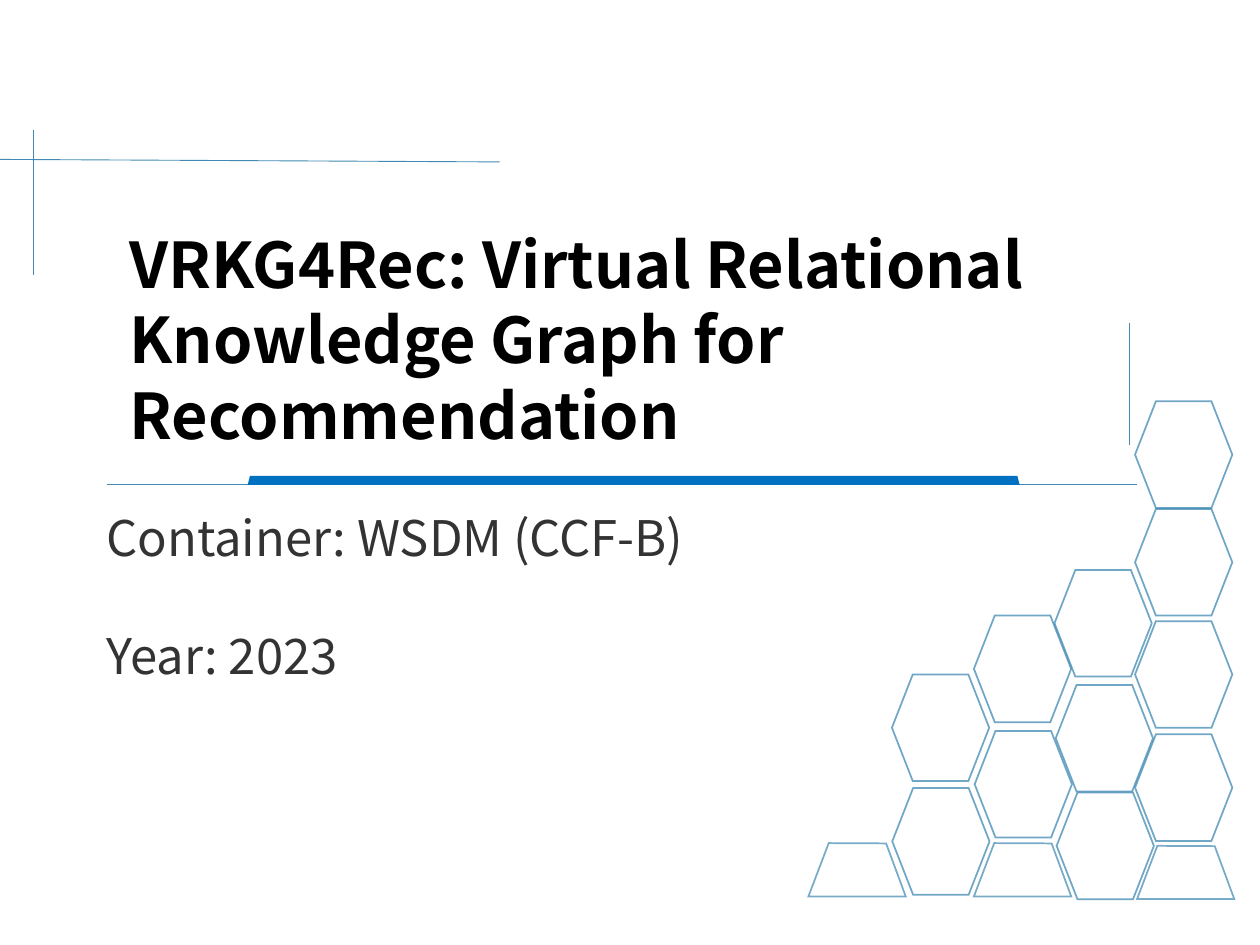
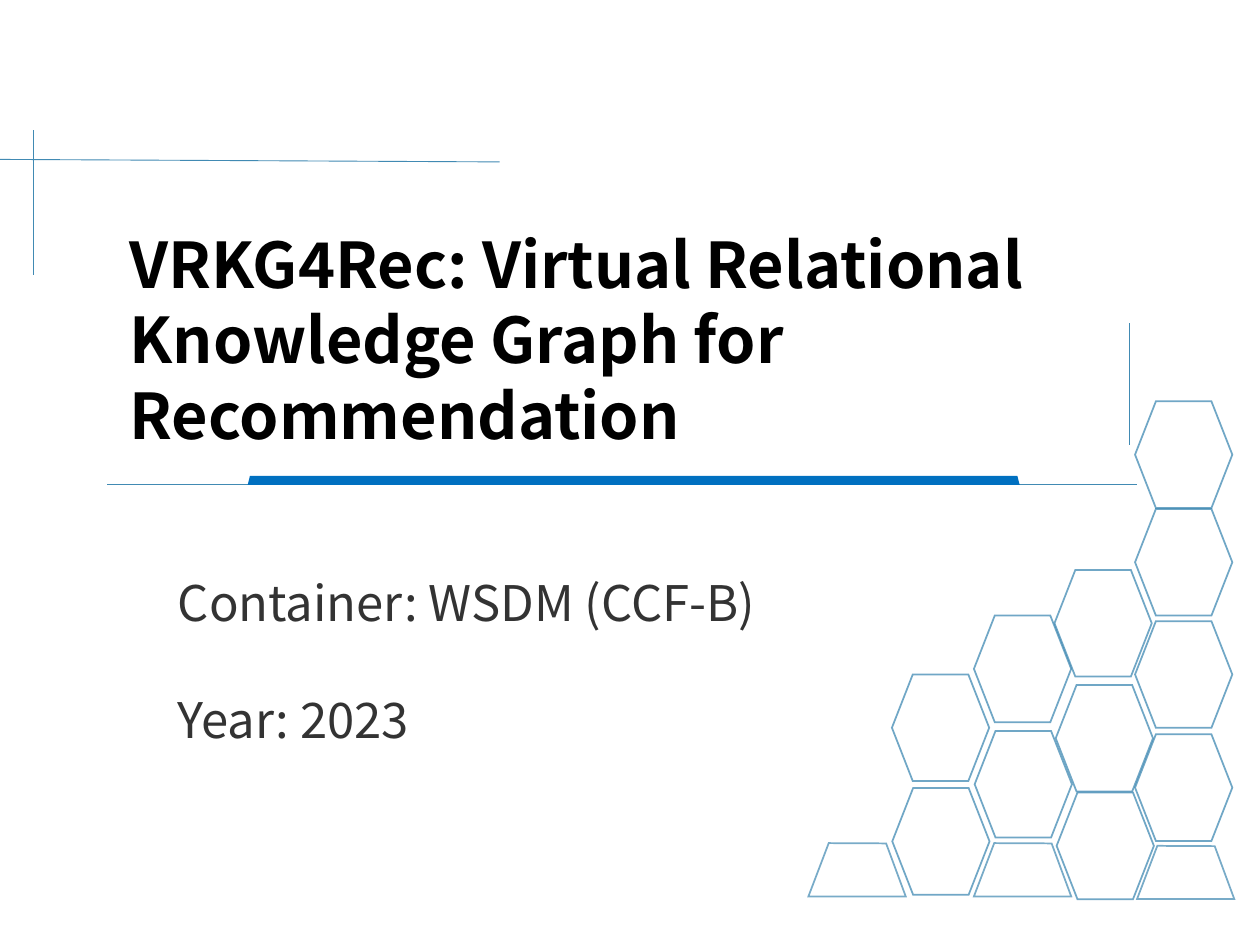
Before and after one commit to AzureSX/Paper, a slide deck: slide 1 of Knowledge Graph For Recommendation/VRKG4Rec/VRKG4Rec.pptx. Drawn at 1260x945 pixels with LibreOffice and Linux fonts; fonts in the diff are those of the drawing. Boxes give left, top, right and bottom in pixels: in the first picture for what was removed or moved away, otherwise in the second. Text is boxed around its words. In the diff, an @@ line names an element or a change of style, - is before the commit and + after.

```diff
--- a/Knowledge Graph For Recommendation/VRKG4Rec/VRKG4Rec.pptx
+++ b/Knowledge Graph For Recommendation/VRKG4Rec/VRKG4Rec.pptx
@@ text "Container: WSDM (CCF-B)": place and size @@
-text "Container: WSDM (CCF-B)" at [106,516,683,675]
+text "Container: WSDM (CCF-B)" at [178,581,755,739]
```
Also in this commit, not shown: 6 other slides changed, 10 slides added, 7 slides removed, 2 other files.
